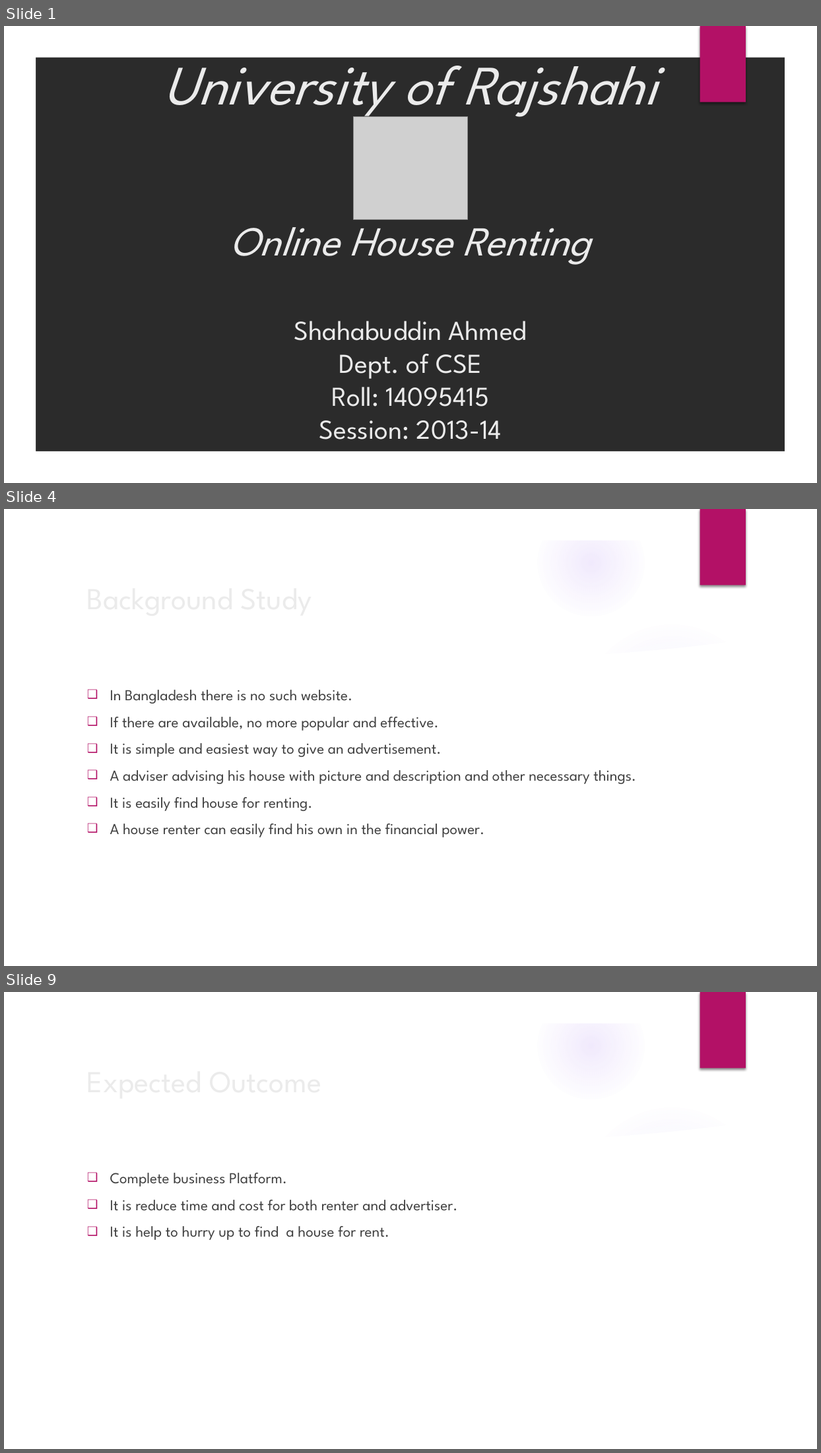
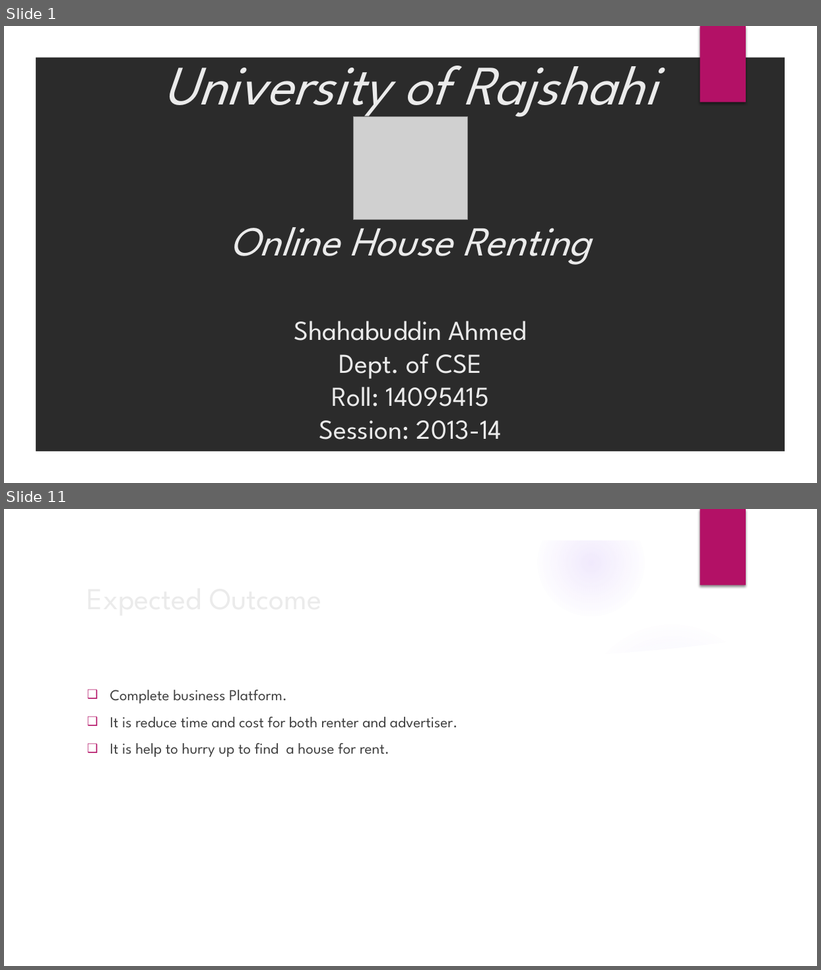
Before and after one commit to ShahabuddinAhmed/Presentation, a slide deck: HouseRenting.pptx. Shown one above the other, each under a label of ours: slides 1, 4 and 9 before the commit, slides 1 and 11 after it; the slides between them are not shown. The pictures are 821x1453 and 821x970 pixels, drawn with LibreOffice and Linux fonts; fonts in the diff are those of the drawing; grey boxes stand for pictures; background and template pictures are left out; a plain dark background stands for a picture behind light text. Boxes give left, top, right and bottom in pixels: in the first picture for what was removed or moved away, otherwise in the second. Text is boxed around its words. In the diff, an @@ line names an element or a change of style, - is before the commit and + after.

```diff
--- a/HouseRenting.pptx
+++ b/HouseRenting.pptx
@@ slide 4 removed at box(4, 509, 817, 966), background picture (left out); not listed: 9 template elements that a slide beside it also shows @@
@@ title removed at box(81, 574, 665, 621) @@
-Background Study
@@ text removed at box(110, 690, 636, 838) @@
-❑ In Bangladesh there is no such website.
-❑ If there are available, no more popular and effective.
-❑ It is simple and easiest way to give an advertisement.
-❑ A adviser advising his house with picture and description and other necessary things.
-❑ It is easily find house for renting.
-❑ A house renter can easily find his own in the financial power.
@@ what was slide 9 is now slide 11 @@
```
Also in this commit, not shown: 6 slides changed, 3 slides added, 1 other slide removed.
